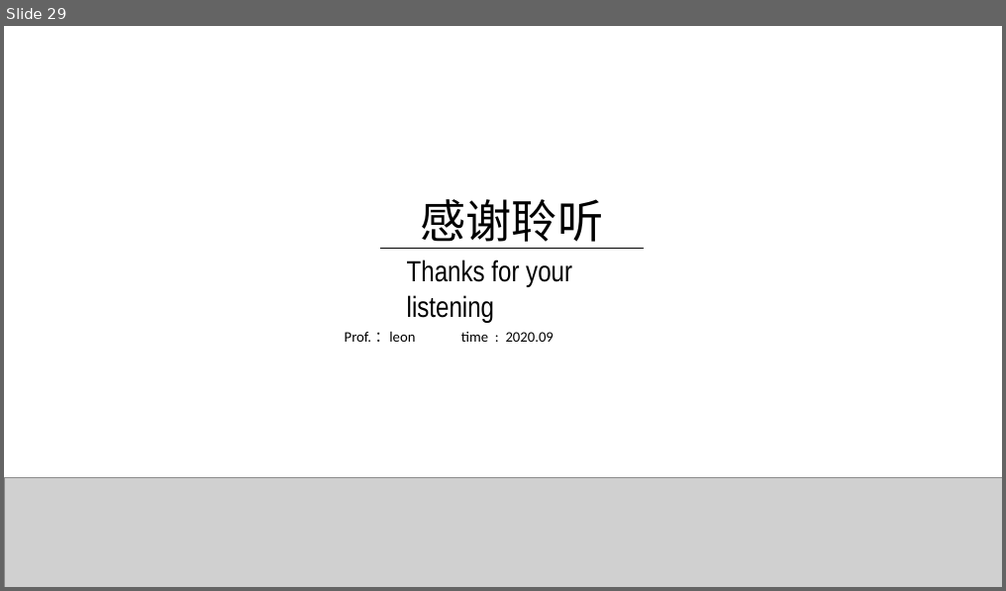
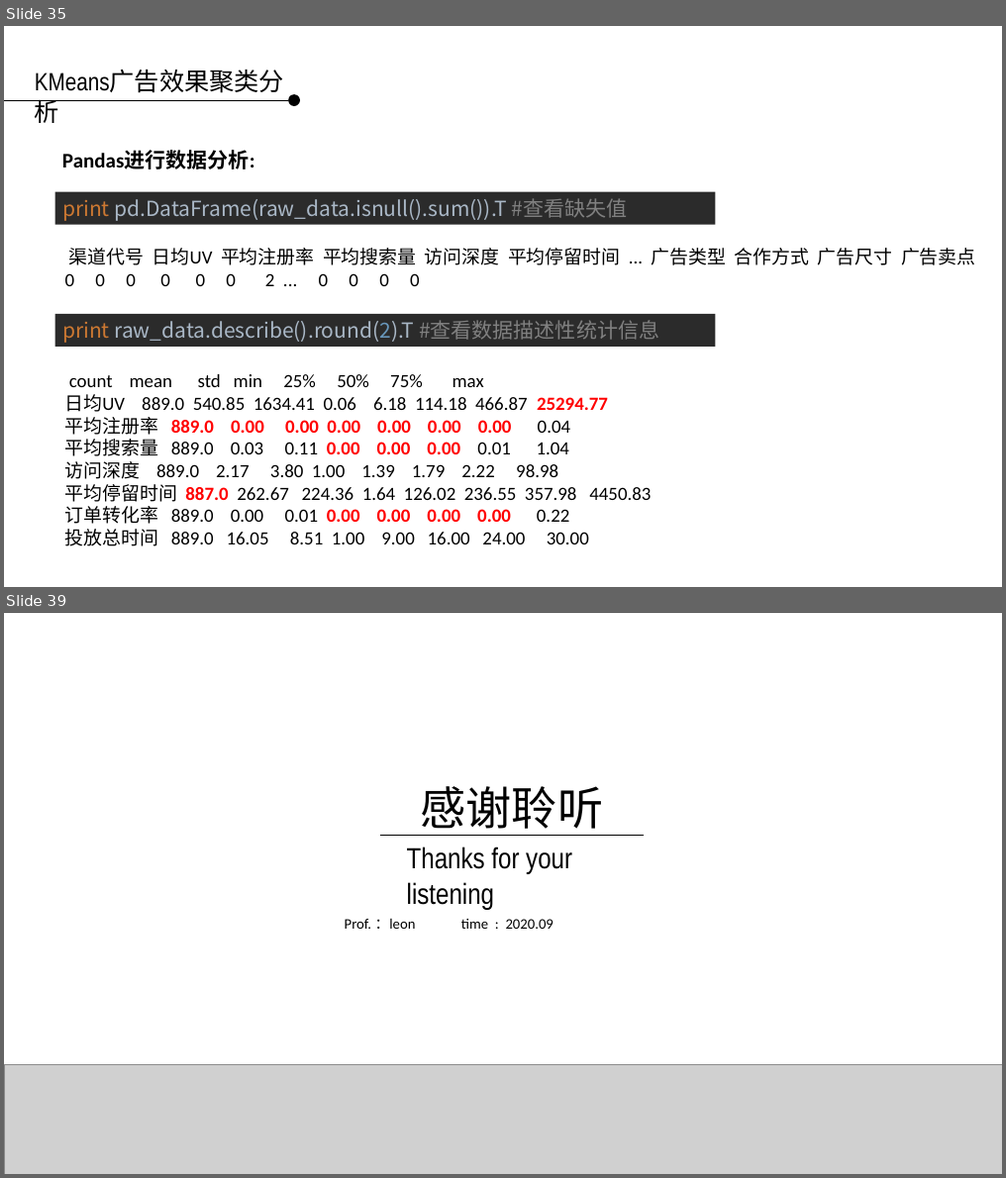
Before and after one commit to applepip/Big_Data, a slide deck: 产品大数据分析与建模/大数据分析与建模 - 聚类模型 第三讲.pptx. Shown one above the other, each under a label of ours: slide 29 before the commit, slides 35 and 39 after it; the slides between them are not shown. The pictures are 1006x591 and 1006x1178 pixels, drawn with LibreOffice and Linux fonts; fonts in the diff are those of the drawing; grey boxes stand for pictures; background and template pictures are left out. Boxes give left, top, right and bottom in pixels: in the first picture for what was removed or moved away, otherwise in the second. Text is boxed around its words. In the diff, an @@ line names an element or a change of style, - is before the commit and + after.

```diff
--- a/产品大数据分析与建模/大数据分析与建模 - 聚类模型 第三讲.pptx
+++ b/产品大数据分析与建模/大数据分析与建模 - 聚类模型 第三讲.pptx
@@ slide 35 added at (4,26,1002,587), background picture (left out) @@
@@ text added at (27,63,314,131), 24 pt, text #000000 @@
+KMeans广告效果聚类分析
@@ line added from (4, 100) to (288, 100), #000000 0.75 pt @@
@@ ellipse added at (288,95,300,107), fill #000000 @@
@@ text added at (62,151,255,170), 20 pt, text #000000, bold @@
+Pandas进行数据分析:
@@ rectangle added at (54,192,715,225), fill #2B2B2B, 20 pt, text #A9B7C6 @@
+print pd.DataFrame(raw_data.isnull().sum()).T #查看缺失值
@@ text added at (65,248,976,286), 18 pt, text #000000 @@
+渠道代号 日均UV 平均注册率 平均搜索量 访问深度 平均停留时间 ... 广告类型 合作方式 广告尺寸 广告卖点
+0 0 0 0 0 0 2 ... 0 0 0 0
@@ rectangle added at (54,314,715,347), fill #2B2B2B, 20 pt, text #A9B7C6 @@
+print raw_data.describe().round(2).T #查看数据描述性统计信息
@@ text added at (65,374,650,547), 18 pt, text #000000 @@
+count mean std min 25% 50% 75% max
+日均UV 889.0 540.85 1634.41 0.06 6.18 114.18 466.87 25294.77
+平均注册率 889.0 0.00 0.00 0.00 0.00 0.00 0.00 0.04
+平均搜索量 889.0 0.03 0.11 0.00 0.00 0.00 0.01 1.04
+访问深度 889.0 2.17 3.80 1.00 1.39 1.79 2.22 98.98
+平均停留时间 887.0 262.67 224.36 1.64 126.02 236.55 357.98 4450.83
+订单转化率 889.0 0.00 0.01 0.00 0.00 0.00 0.00 0.22
+投放总时间 889.0 16.05 8.51 1.00 9.00 16.00 24.00 30.00
@@ what was slide 29 is now slide 39 @@
```
Also in this commit, not shown: 4 slides changed, 32 other slides added, 23 slides removed.
